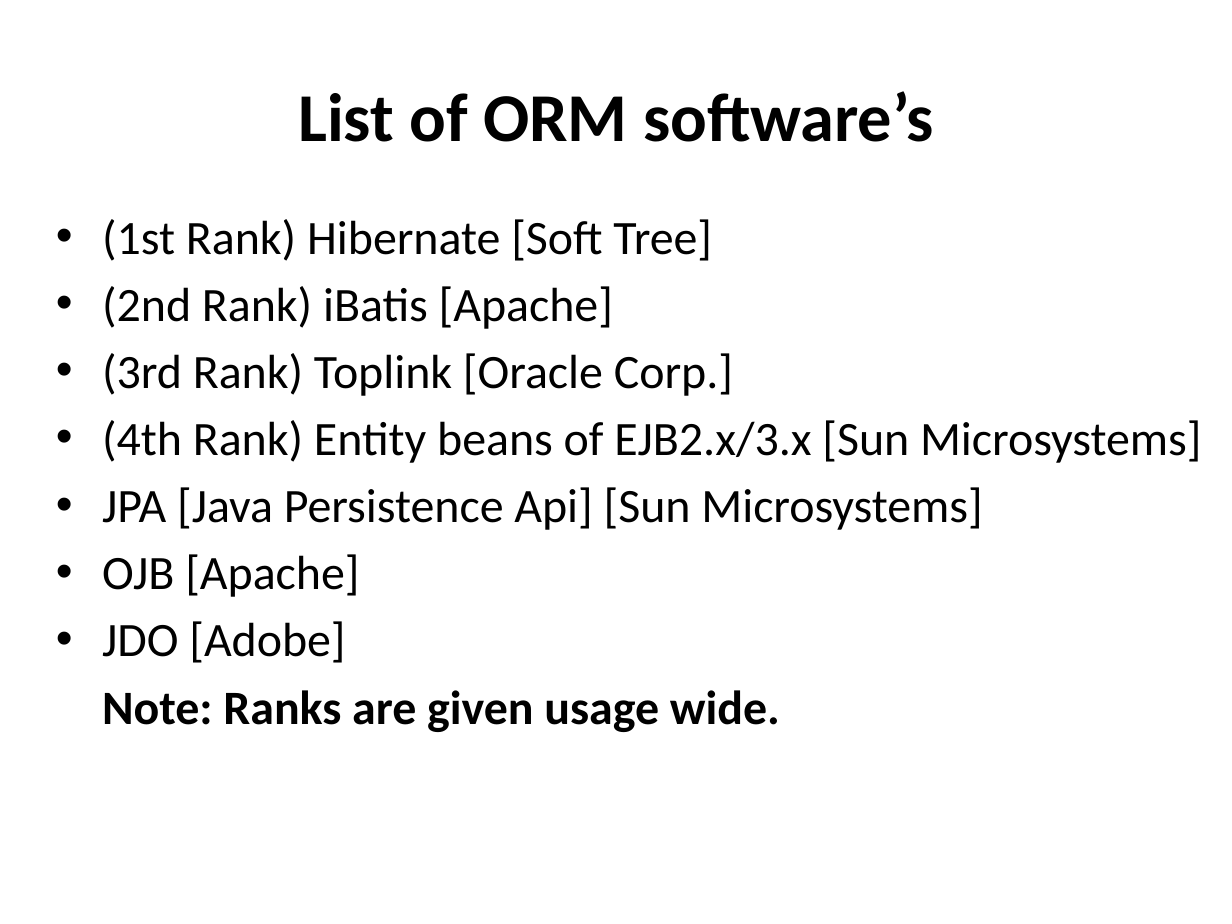
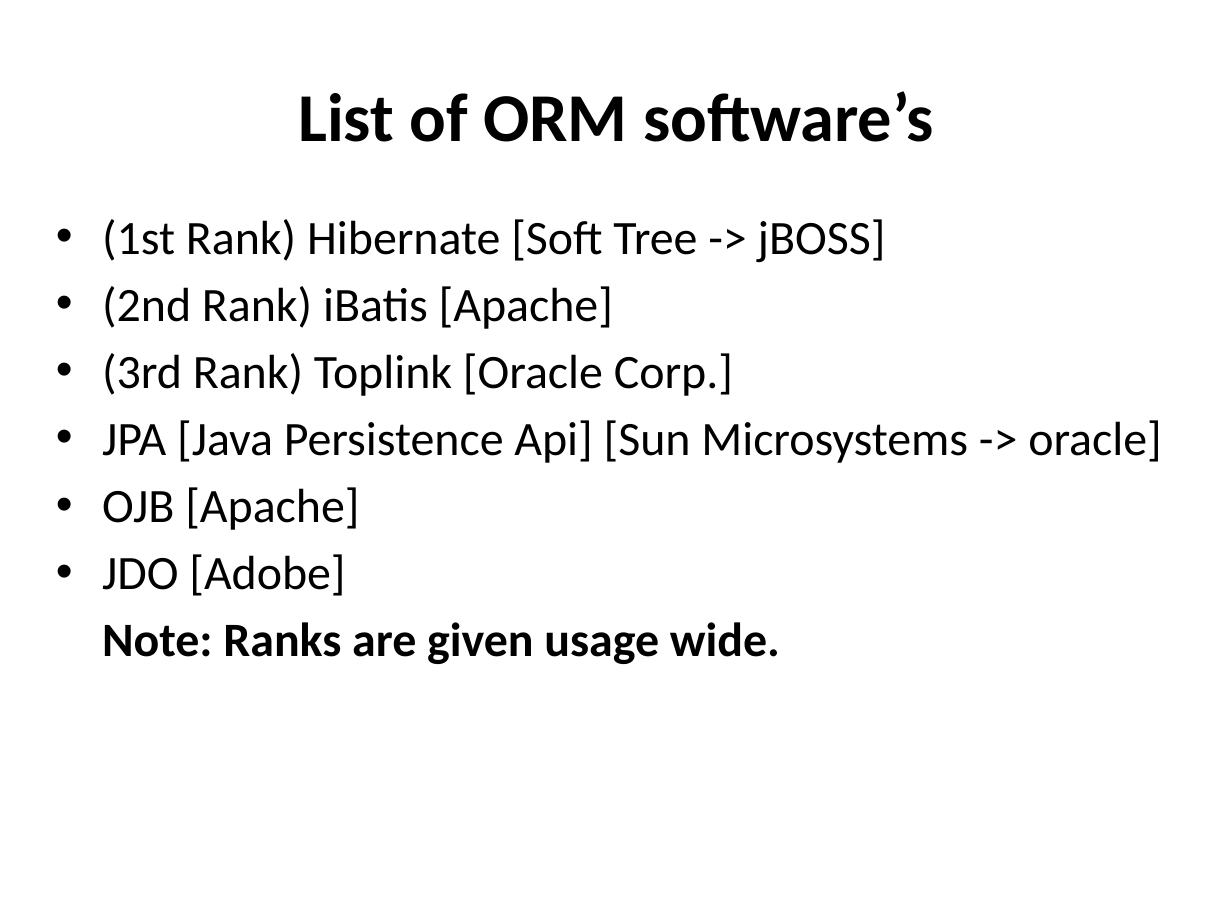
Before and after one commit to richardsforu/hibernate-adm, a slide deck: slide 7 of ppts/Hibernate.pptx. Drawn at 1232x924 pixels with LibreOffice and Linux fonts; fonts in the diff are those of the drawing. Boxes give left, top, right and bottom in pixels: in the first picture for what was removed or moved away, otherwise in the second. Text is boxed around its words. In the diff, an @@ line names an element or a change of style, - is before the commit and + after.

```diff
--- a/ppts/Hibernate.pptx
+++ b/ppts/Hibernate.pptx
@@ text at (x1=102, y1=219, x2=886, y2=263): text changed @@
-• (1st Rank) Hibernate [Soft Tree]
+• (1st Rank) Hibernate [Soft Tree -> jBOSS]
@@ text at (x1=102, y1=420, x2=1162, y2=463): text changed @@
-• (4th Rank) Entity beans of EJB2.x/3.x [Sun Microsystems]
-• JPA [Java Persistence Api] [Sun Microsystems]
+• JPA [Java Persistence Api] [Sun Microsystems -> oracle]
```
Also in this commit, not shown: 5 other slides changed, 18 other files.
